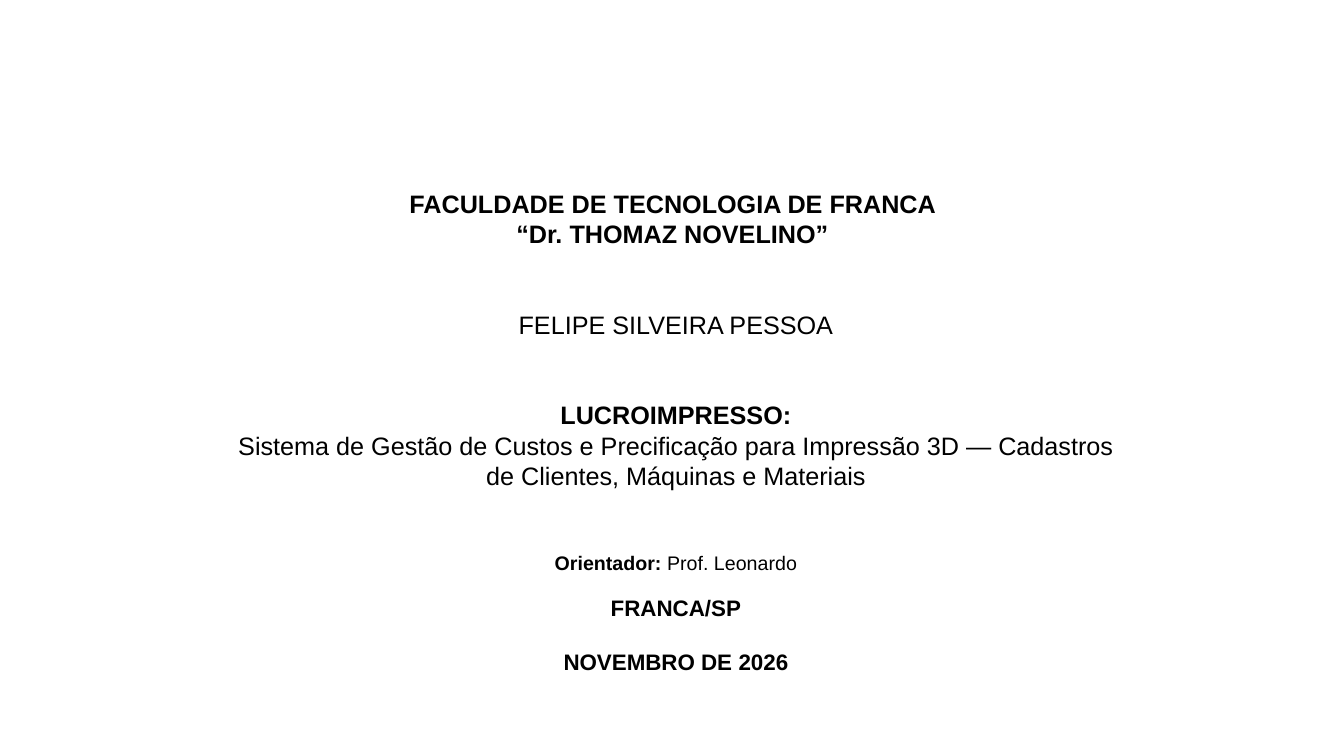
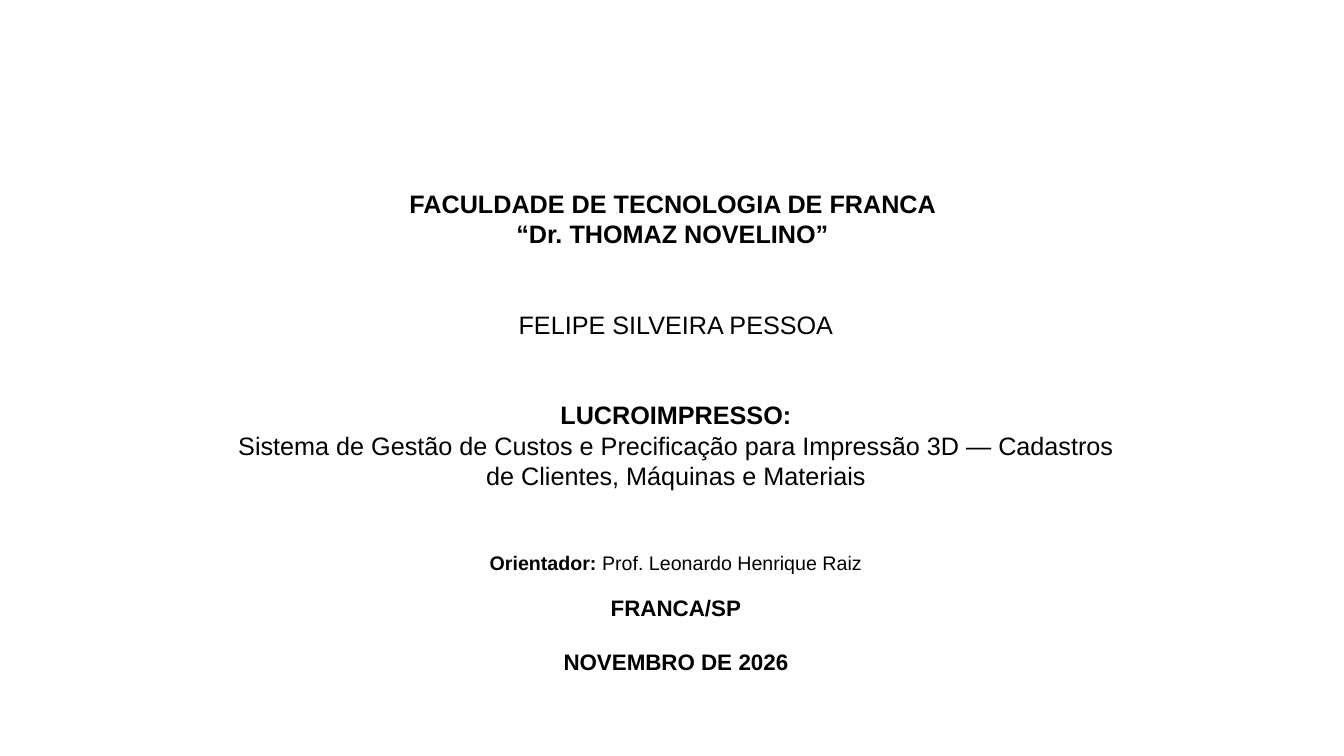
Before and after one commit to FelipeSilveiraP/TRABALHO_GRADUACAO_FATEC, a slide deck: slide 1 of docs/APRESENTACAO/Apresentacao_CRUDs_LucroImpresso.pptx. Drawn at 1344x756 pixels with LibreOffice and Linux fonts; fonts in the diff are those of the drawing; background and template pictures are left out. Boxes give left, top, right and bottom in pixels: in the first picture for what was removed or moved away, otherwise in the second. Text is boxed around its words. In the diff, an @@ line names an element or a change of style, - is before the commit and + after.

```diff
--- a/docs/APRESENTACAO/Apresentacao_CRUDs_LucroImpresso.pptx
+++ b/docs/APRESENTACAO/Apresentacao_CRUDs_LucroImpresso.pptx
@@ text at <box>238,436,1113,617</box>: text changed @@
-Sistema de Gestão de Custos e Precificação para Impressão 3D — Cadastros de Clientes, Máquinas e Materiais
-Orientador: Prof. Leonardo
-FRANCA/SP
+Sistema de Gestão de Custos e Precificação para Impressão 3D — Cadastros de Clientes, Máquinas e Materiais
+Orientador: Prof. Leonardo Henrique Raiz
+FRANCA/SP
```
Also in this commit, not shown: 1 other slide changed, 14 other files.
